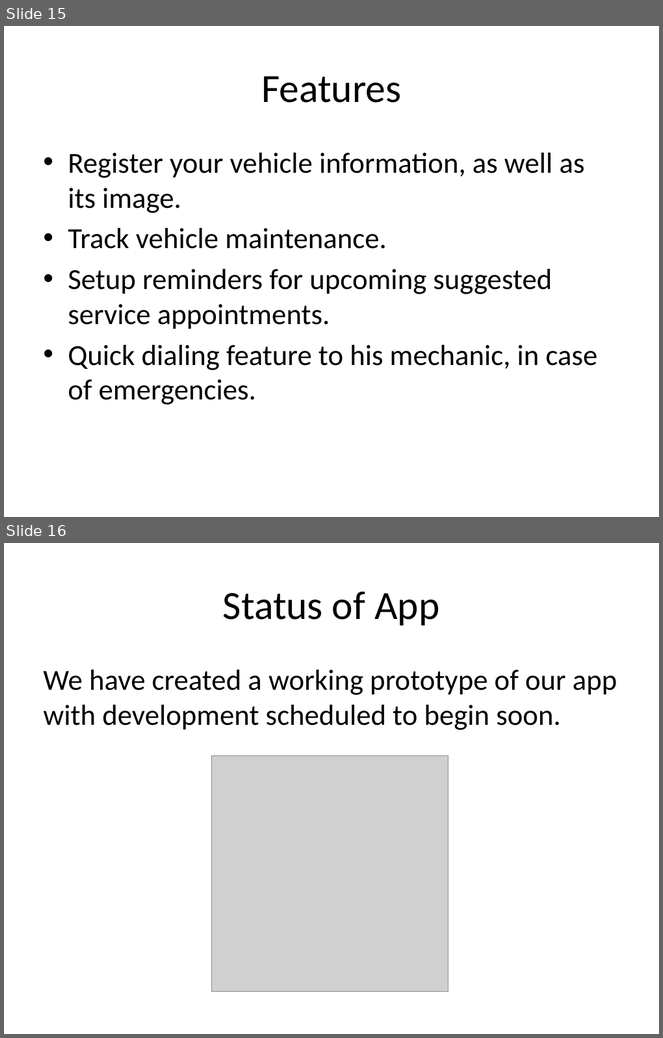
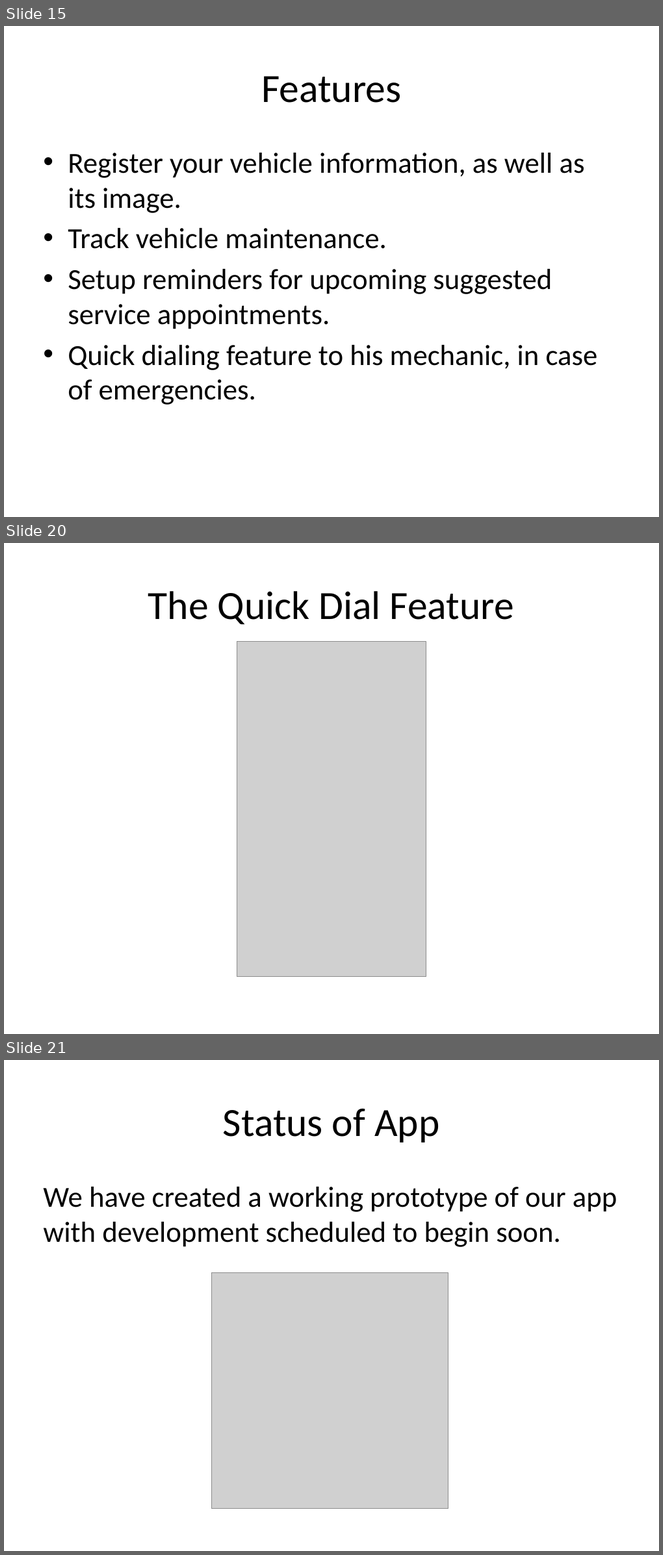
Before and after one commit to paceuniversity/CS6392015team2, a slide deck: Automobile Maintenance App (1).pptx. Shown one above the other, each under a label of ours: slides 15 and 16 before the commit, slides 15, 20 and 21 after it; the slides between them are not shown. The pictures are 663x1038 and 663x1555 pixels, drawn with LibreOffice and Linux fonts; fonts in the diff are those of the drawing; grey boxes stand for pictures. Boxes give left, top, right and bottom in pixels: in the first picture for what was removed or moved away, otherwise in the second. Text is boxed around its words. In the diff, an @@ line names an element or a change of style, - is before the commit and + after.

```diff
--- a/Automobile Maintenance App (1).pptx
+++ b/Automobile Maintenance App (1).pptx
@@ slide 20 added at bbox=[4, 543, 659, 1034], background #FFFFFF @@
@@ title added at bbox=[148, 591, 514, 624], 44 pt, text #000000 @@
+The Quick Dial Feature
@@ picture added at bbox=[237, 641, 426, 977] @@
@@ what was slide 16 is now slide 21 @@
```
Also in this commit, not shown: 1 slide changed, 4 other slides added.
